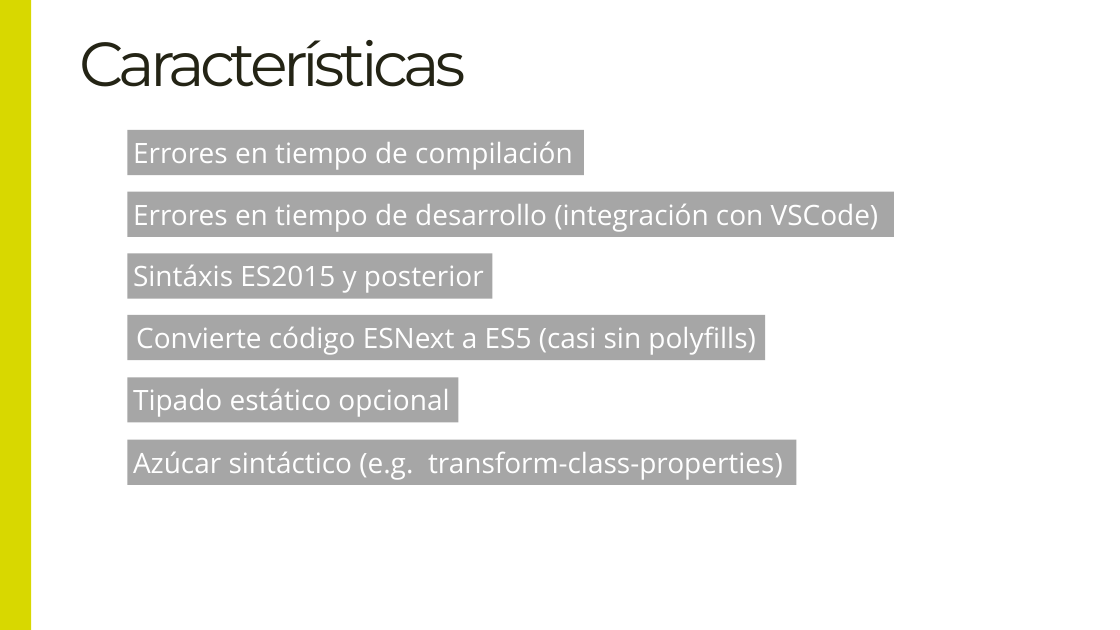
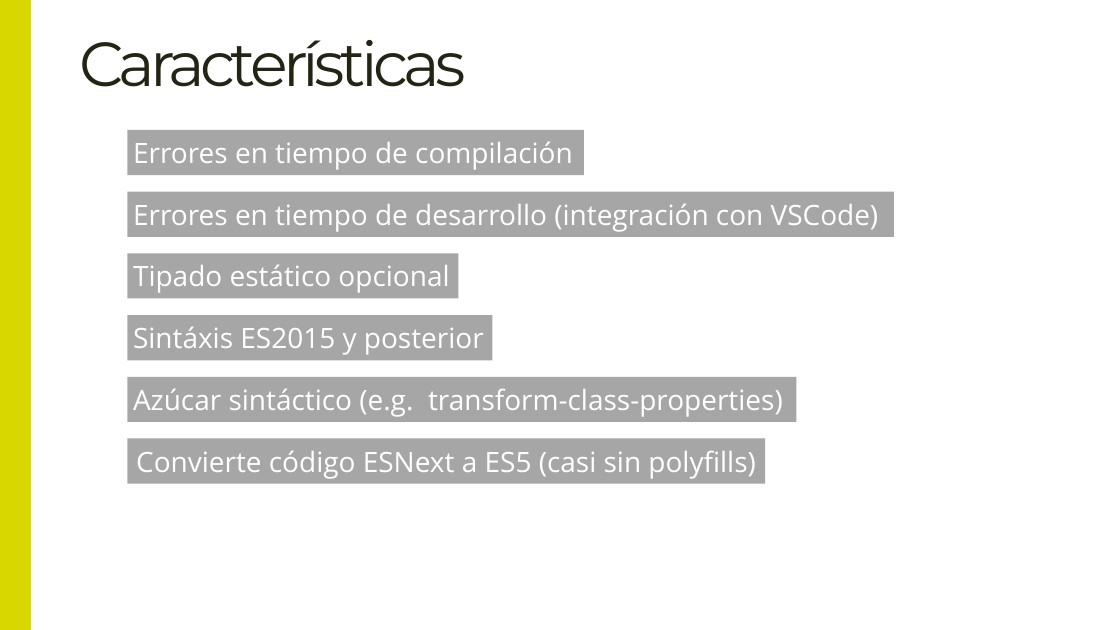
Before and after one commit to Lemoncode/master-frontend-lemoncode, a slide deck: slide 3 of 02-languages/01-teoria/02 Introducción a Typescript.pptx. Drawn at 1120x630 pixels with LibreOffice and Linux fonts; fonts in the diff are those of the drawing. Boxes give left, top, right and bottom in pixels: in the first picture for what was removed or moved away, otherwise in the second. Text is boxed around its words. In the diff, an @@ line names an element or a change of style, - is before the commit and + after.

```diff
--- a/02-languages/01-teoria/02 Introducción a Typescript.pptx
+++ b/02-languages/01-teoria/02 Introducción a Typescript.pptx
@@ rectangle "Tipado estático opcional" moved from (x1=128, y1=377, x2=458, y2=422) to (x1=128, y1=253, x2=458, y2=298) @@
@@ rectangle "Sintáxis ES2015 y posterior" moved from (x1=128, y1=253, x2=493, y2=298) to (x1=128, y1=315, x2=493, y2=360) @@
@@ rectangle "Azúcar sintáctico (e.g. transform-class-properties)" moved from (x1=128, y1=440, x2=796, y2=485) to (x1=128, y1=376, x2=796, y2=421) @@
@@ rectangle "Convierte código ESNext a ES5 ..." moved from (x1=128, y1=315, x2=765, y2=360) to (x1=128, y1=438, x2=765, y2=483) @@
```
Also in this commit, not shown: 1 other slide changed, 1 other file.
